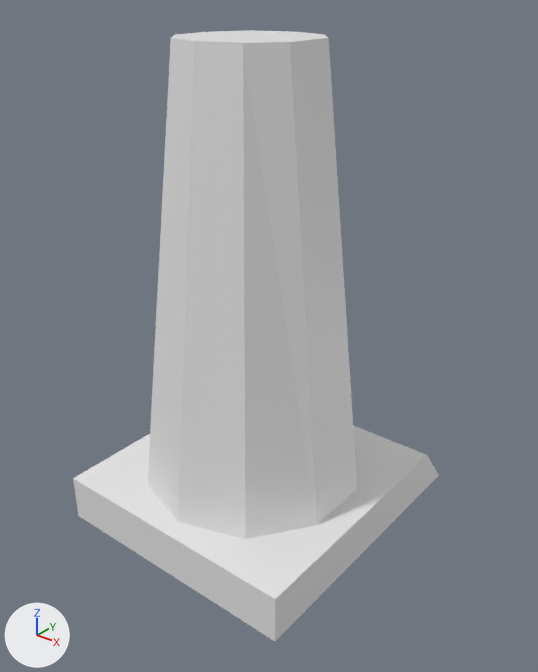
A saved change to the Blender file Assets/Art/Models/Environment/OverworldMap/overworld_map_deity_altar_map_node_icon.blend.
One viewpoint serves both versions: a camera (50 mm lens) standing at (16.7, -19.9, 18.8) and looking at (0.5, 0.3, 6.2). The lights are fixed; the arrows at lower left show +X, +Y and +Z.
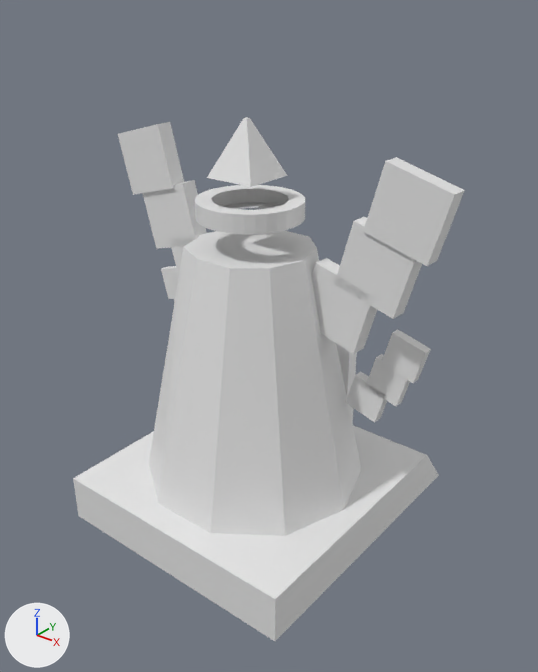
Boxes [x1, y1, x2, y2] around the edits, measured in the pictures (538 x 672 px):
'Cylinder', reshaped, turned: before [147, 30, 357, 539]; after [118, 117, 465, 536]

What changed in the scene script:
```text
Change me_cylinder:
    used by ob_cylinder; location = (0.0, 0.0, 1.81)
    remove me_cylinder.from_pydata(...)  # 20 vertices, 11 faces; spans x -4.2..4.2, y -4.5..4.5, z -1.7..15.2
    add me_cylinder.from_pydata(...)  # 265 vertices, 191 faces; spans x -4.2..4.9, y -7.5..7.4, z -1.7..12.6
    me_cylinder part 1
    10 vertices are removed from x -2.4..2.4, y -2.6..2.6, z 15.2
    11 faces are deleted
    186 vertices are added at x -2.2..4.9, y -7.5..7.4, z -1.7..12.6
    32 new vertices lie (0.0, 0.0, 0.7) away from vertices in x -2.1..1.9, y -2.0..1.9, z 9.1
    20 new vertices lie (0.7, 0.0, 0.0) away from vertices in x 0.3..0.4, y -6.8..6.7, z 4.8..11.8
    10 new vertices lie (0.4, 0.0, 0.0) away from vertices in x 1.6, y -6.5..6.7, z 1.9..5.5
    7 new vertices lie (0.6, 0.0, 0.0) away from vertices in x -2.1..4.3, y -7.5..7.4, z -1.7..11.1
    191 new faces join them
Change ob_cylinder:
    ob_cylinder.rotation_euler: (0.0, 0.0, 0.0) -> (0.0, 0.0, 1.571)  # degrees (0, 0, 0) -> degrees (0, 0, 90)
```
